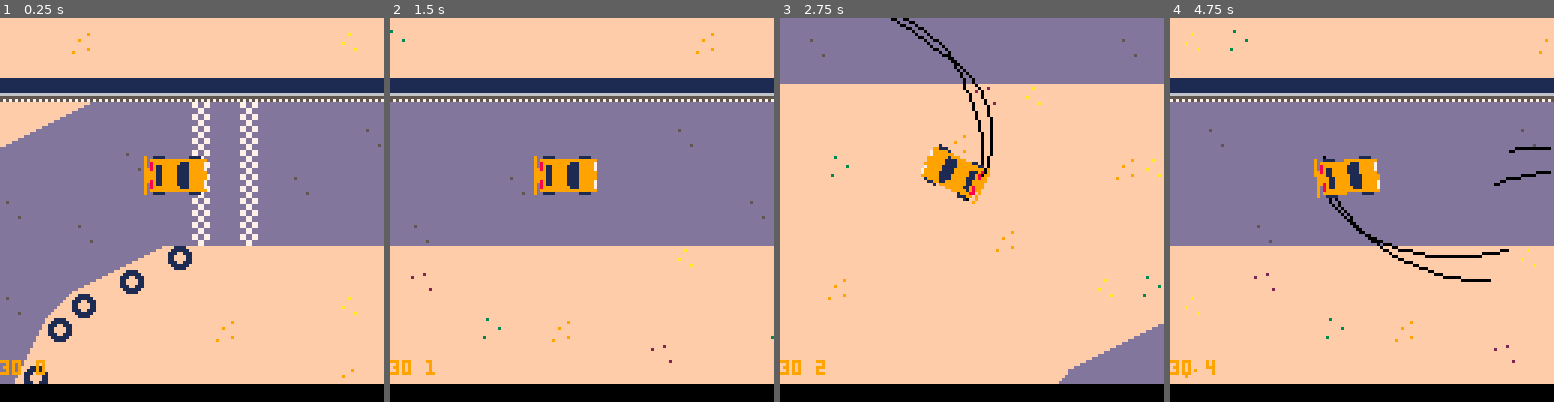
Above: before the commit, frames 1-4 (left to right).
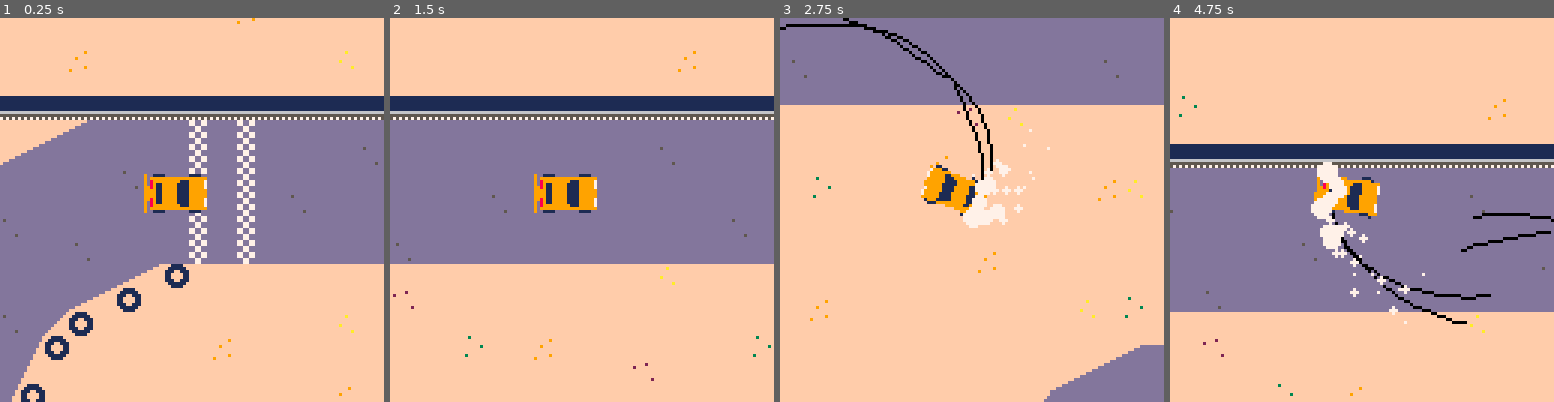
Above: after the commit, the same moments.

Repository: graearea/pico8
Game: PICO-8 cartridge skidmarks.p8
Same seed, same stepped clock (60 frames per second), same inputs: the game is played once before the commit and once after it.
Inputs:
- Up to frame 1 (0.25 s): no input
- Up to frame 2 (1.5 s): tap X (X key) at 0.33, 1.07 s
- Up to frame 3 (2.75 s): hold Right 1.6-2.1 s; tap X (X key) at 1.85 s; hold Right from 2.47 s (still down)
- Up to frame 4 (4.75 s): tap X (X key) at 2.97, 4.08 s; release Right at 3.03 s; hold Left 3.08-3.58 s; hold Right 4.02-4.68 s

The runs differ from the first frame. In frame 1, 26% of the frame differs, in the area x 0-100%, y 0-100%; in frame 2, 23%; in frame 3, 16%; in frame 4, 49%, in the area x 0-100%, y 3-100%.

Commit message:
simple smoke

Diff:
--- a/skidmarks.p8
+++ b/skidmarks.p8
@@ -11,6 +11,7 @@
 window_y=0
 handbrake=false
 timer=0
+dust={}
 end
 
 
@@ -32,6 +33,11 @@
   timer+=1
   car.angle=car.angle+car.steer
   car:move()
+
+  for d in all(dust) do
+   d:update()
+  end
+
 end
 
 function _draw()
@@ -43,10 +49,19 @@
 	 draw_skids(skids_l)
 	 draw_skids(skids_r)
   car:draw()
-  camera()
-  print(stat(7) .." " ..flr(timer/60))
-end
-
+  printh(bob)
+  for d in all(dust) do
+   d:draw()
+  end
+
+--  camera()
+end
+
+function create_smoke(pos)
+ bob=(pos.x .. pos.y)
+ add_new_dust(pos.x,pos.y,rnd(2),rnd(2),15,rnd(2)+2,0.0,7)
+
+end
 
  function draw_skids(skiddies)
  	local prevx=nil
@@ -73,7 +88,7 @@
 end
 -->8
 -- car
-bob=""
+bob="bob"
 skids_l={}
 skids_r={}
 
@@ -184,6 +199,7 @@
 		local skd=self.rotate_wheel_posn(self,pos)
 	 if(add_it) then
  	 add(skids,skd)
+ 	 create_smoke(skd)
 	 else
 	  add(skids,{x=nil,y=nil})
 	 end
@@ -236,6 +252,80 @@
 -- move pivot point of car forward
 
 -->8
+-- add_new_dust(
+-- pos.x,
+-- pos.y,
+-- rnd(2),
+-- rnd(2),
+-- 15,
+-- rnd(6)+2,
+-- 0.0,
+-- 7)
+
+function add_new_dust(_x,_y,_dx,_dy,_l,_s,_g,_f)
+    add(dust, {
+        fade=_f,
+     x=_x,
+     y=_y,
+     dx=_dx,
+     dy=_dy,
+     life=_l,
+     orig_life=_l,
+     rad=_s,
+     col=7, --set to color
+     grav=0,
+     draw=function(self)
+         --this function takes care
+         --of drawing the particle
+
+         --clear the palette
+         pal()
+         palt()
+
+         --draw the particle
+         circfill(self.x,self.y,self.rad,self.col)
+     end,
+     update=function(self)
+         --this is the update function
+
+         --move the particle based on
+         --the speed
+         self.x+=self.dx
+         self.y+=self.dy
+         --and gravity
+         self.dy+=self.grav
+
+         --reduce the radius
+         --this is set to 90%, but
+         --could be altered
+         self.rad*=0.9
+
+         --reduce the life
+         self.life-=1
+
+         --set the color
+         if type(self.fade)=="table" then
+             --assign color from fade
+             --this code works out how
+             --far through the lifespan
+             --the particle is and then
+             --selects the color from the
+             --table
+             self.col=self.fade[flr(#self.fade*(self.life/self.orig_life))+1]
+            else
+                --just use a fixed color
+                self.col=self.fade
+         end
+
+         --if the dust has exceeded
+         --its lifespan, delete it
+         --from the table
+         if self.life<0 then
+             del(dust,self)
+         end
+     end
+ })
+end
 
 
 __gfx__
